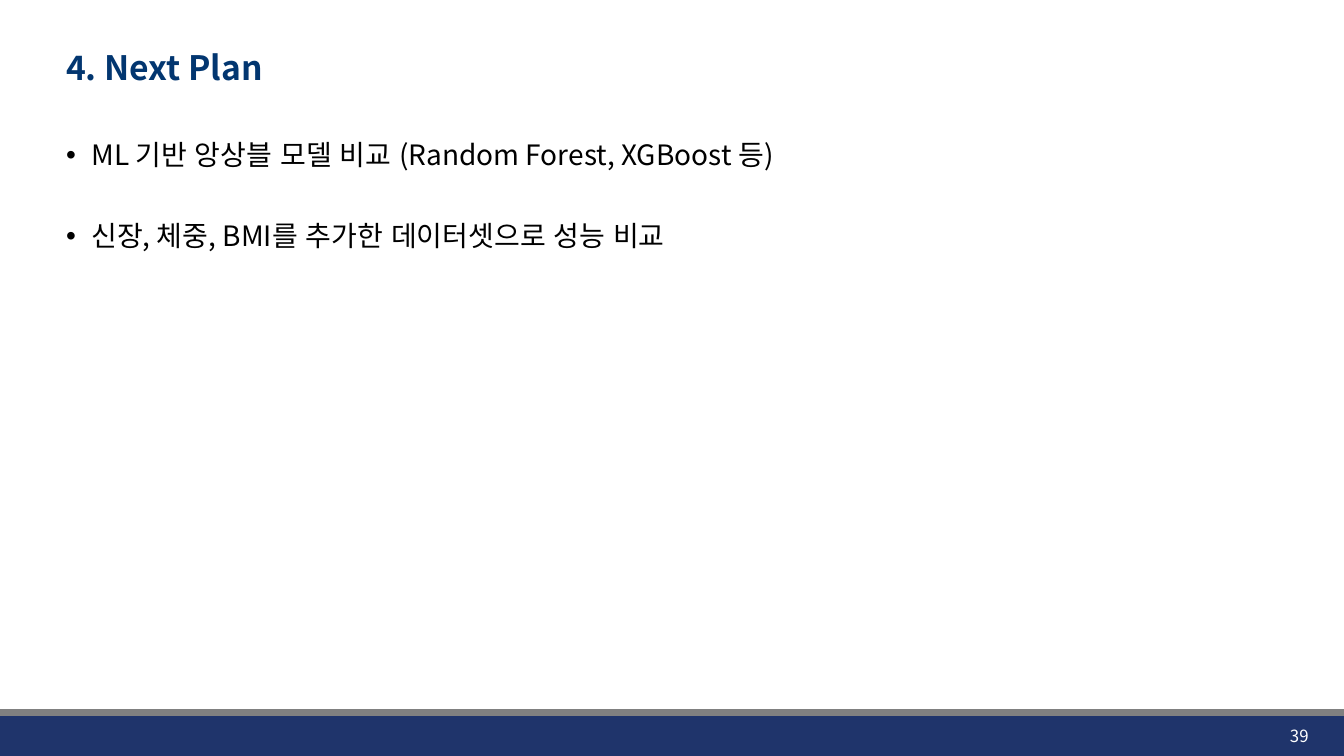
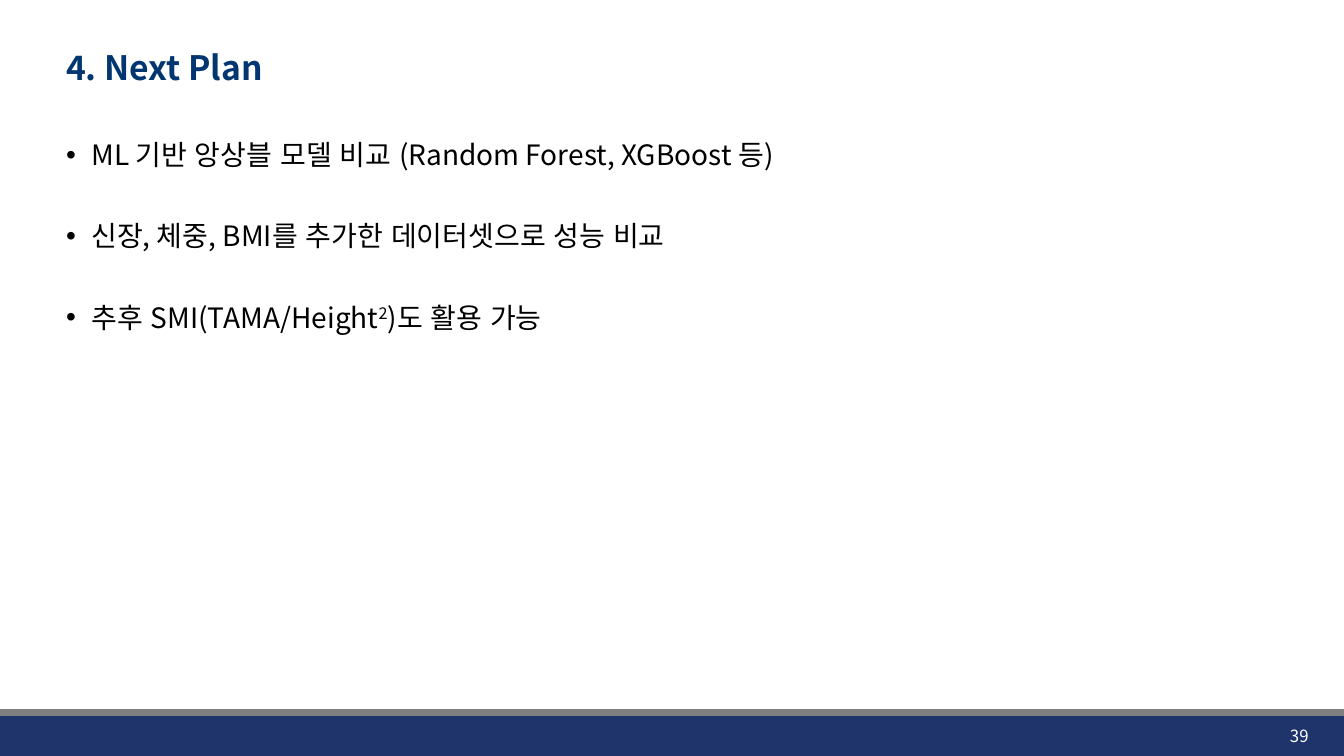
Before and after one commit to JHWannabe/2026-1_Study, a slide deck: slide 39 of 연구자료/260424_Linear_Logistic_Regression.pptx. Drawn at 1344x756 pixels with LibreOffice and Linux fonts; fonts in the diff are those of the drawing; background and template pictures are left out. Boxes give left, top, right and bottom in pixels: in the first picture for what was removed or moved away, otherwise in the second. Text is boxed around its words. In the diff, an @@ line names an element or a change of style, - is before the commit and + after.

```diff
--- a/연구자료/260424_Linear_Logistic_Regression.pptx
+++ b/연구자료/260424_Linear_Logistic_Regression.pptx
@@ text at <box>91,304,542,335</box>: paragraph added @@
+• 추후 SMI(TAMA/Height2)도 활용 가능
```
Also in this commit, not shown: 2 other files.
